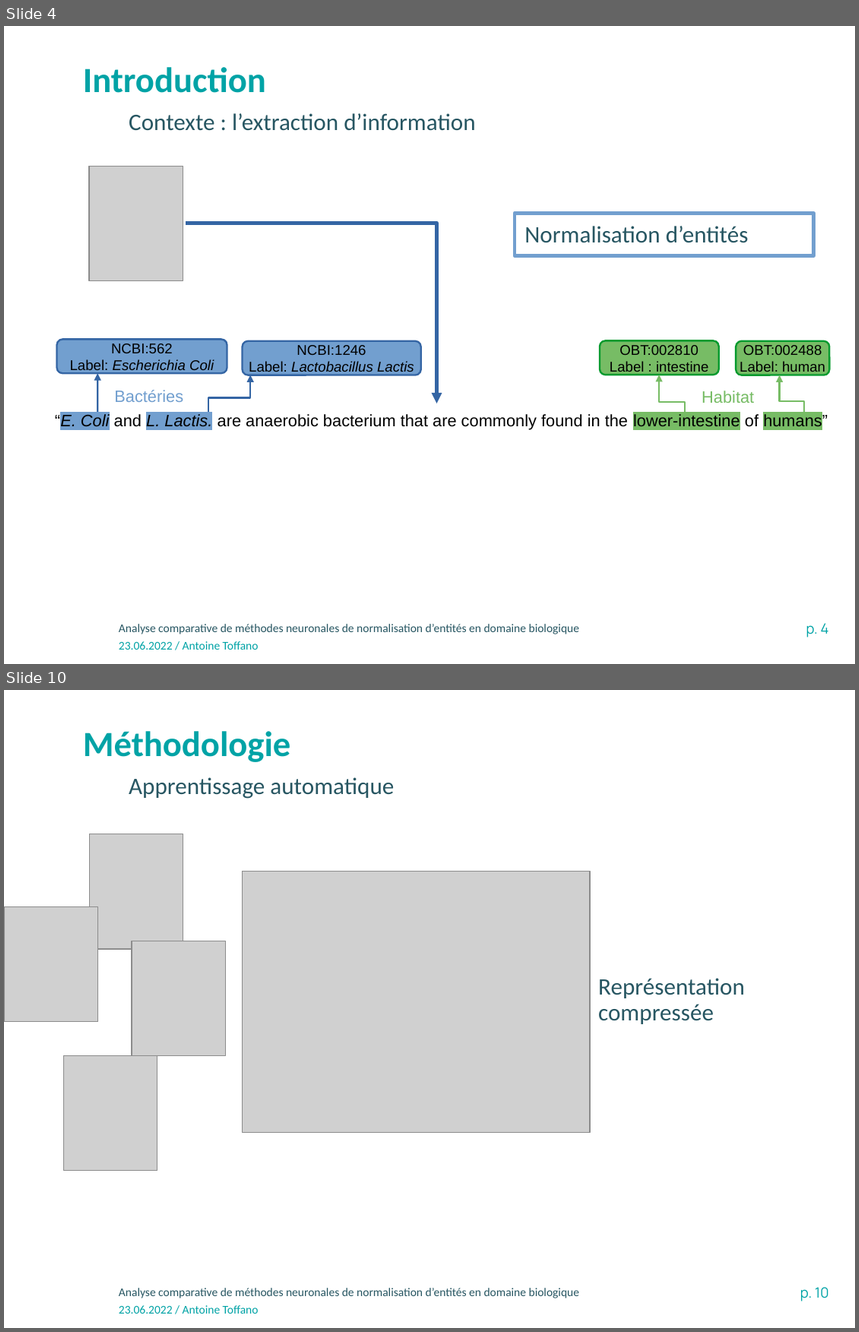
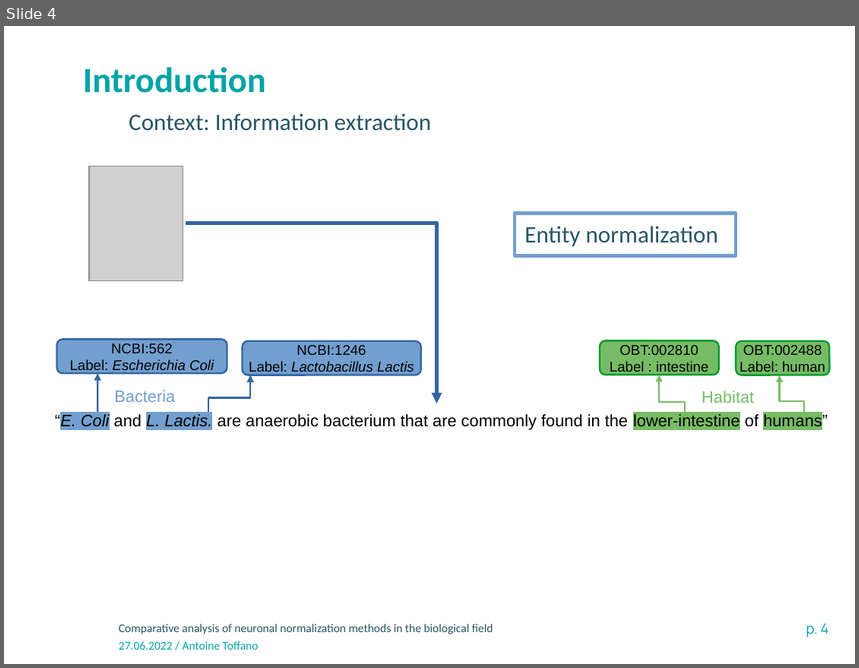
Before and after one commit to atoffano/entity-norm, a slide deck: Presentation-INRAE-format classique.odp. Shown one above the other, each under a label of ours: slides 4 and 10 before the commit, slide 4 after it; the slides between them are not shown. The pictures are 859x1332 and 859x668 pixels, drawn with LibreOffice and Linux fonts; fonts in the diff are those of the drawing; grey boxes stand for pictures; background and template pictures are left out. Boxes give left, top, right and bottom in pixels: in the first picture for what was removed or moved away, otherwise in the second. Text is boxed around its words. In the diff, an @@ line names an element or a change of style, - is before the commit and + after.

```diff
--- a/Presentation-INRAE-format classique.odp
+++ b/Presentation-INRAE-format classique.odp
@@ slide 10 removed at (4, 690, 855, 1328), background #FFFFFF; not listed: 3 template elements that a slide beside it also shows @@
@@ text removed at (83, 731, 291, 762) @@
-Méthodologie
@@ text removed at (129, 777, 394, 799) @@
-Apprentissage automatique
@@ picture removed at (89, 834, 183, 948) @@
@@ picture removed at (243, 872, 591, 1132) @@
@@ picture removed at (4, 907, 97, 1022) @@
@@ picture removed at (132, 941, 225, 1056) @@
@@ text removed at (598, 978, 745, 1024) @@
-Représentation compressée
@@ picture removed at (63, 1056, 158, 1171) @@
@@ slide 4 changed as well @@
@@ text at (129, 113, 431, 131): text changed @@
-Contexte : l’extraction d’information
+Context: Information extraction
@@ rectangle removed at (515, 213, 814, 256) @@
-Normalisation d’entités
@@ rectangle added at (515, 213, 736, 256), outline #729FCF 3 pt, 20 pt, text #275662 @@
+Entity normalization
@@ text at (114, 390, 175, 402): text changed @@
-Bactéries
+Bacteria
@@ text at (119, 624, 493, 635): text changed @@
-Analyse comparative de méthodes neuronales de normalisation d’entités en domaine biologique
+Comparative analysis of neuronal normalization methods in the biological field
@@ text at (119, 642, 259, 650): text changed @@
-23.06.2022 / Antoine Toffano
+27.06.2022 / Antoine Toffano
```
Also in this commit, not shown: 2 other slides changed, 14 slides added, 12 other slides removed, 2 other files.
